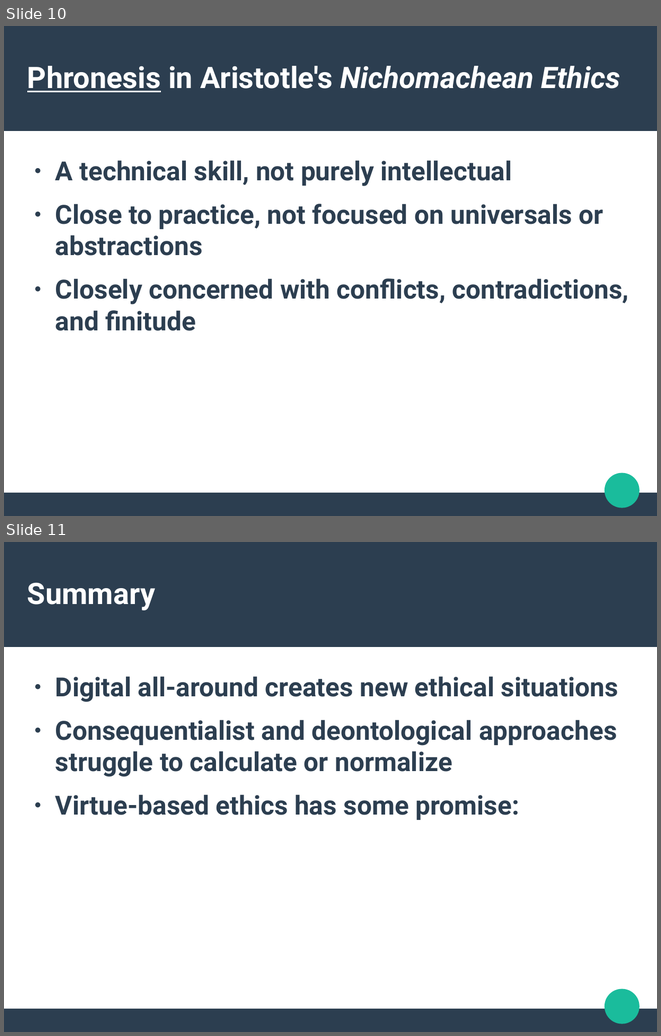
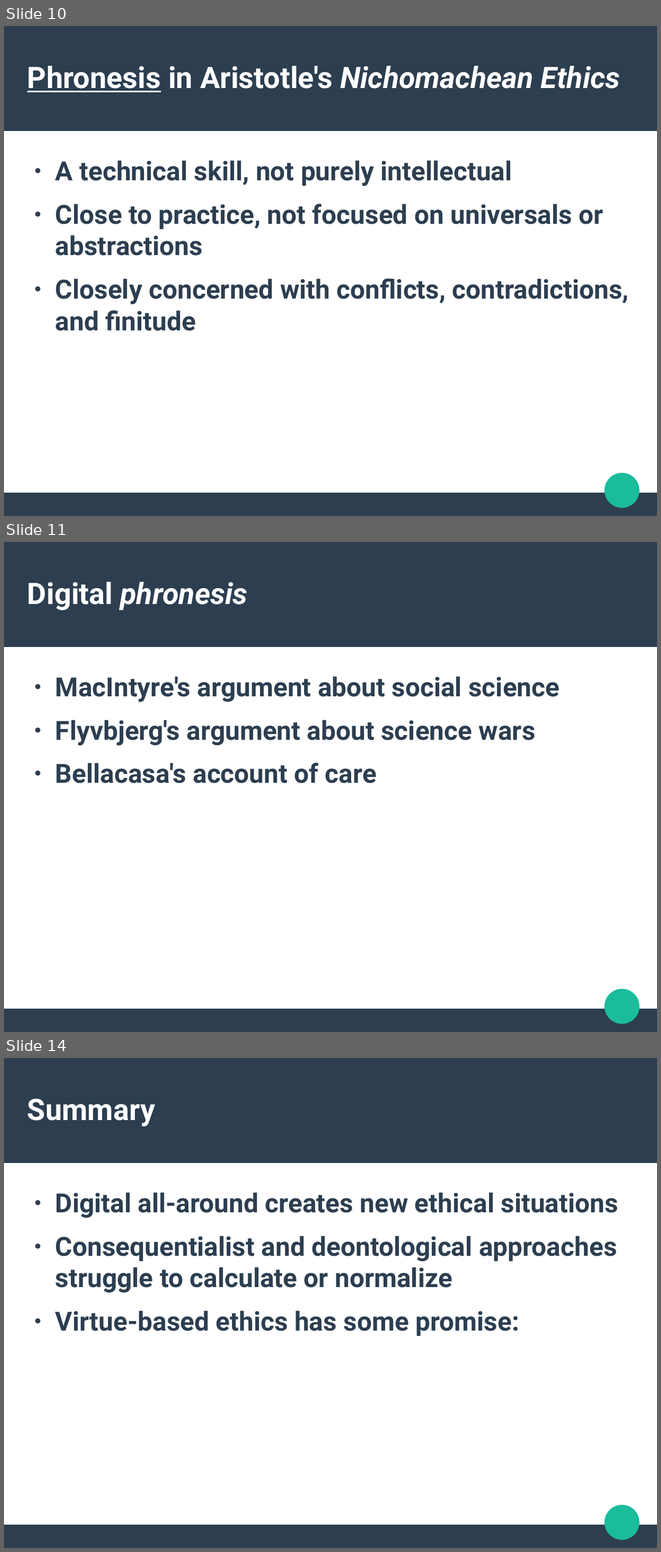
Before and after one commit to rian39/digital_ethics, a slide deck: digital_ethics_slides.odp. Shown one above the other, each under a label of ours: slides 10 and 11 before the commit, slides 10, 11 and 14 after it; the slides between them are not shown. The pictures are 661x1036 and 661x1552 pixels, drawn with LibreOffice and Linux fonts; fonts in the diff are those of the drawing. Boxes give left, top, right and bottom in pixels: in the first picture for what was removed or moved away, otherwise in the second. Text is boxed around its words. In the diff, an @@ line names an element or a change of style, - is before the commit and + after.

```diff
--- a/digital_ethics_slides.odp
+++ b/digital_ethics_slides.odp
@@ slide 11 added at (4, 542, 657, 1032), background #FFFFFF; not listed: 3 template elements that a slide beside it also shows @@
@@ title added at (27, 582, 247, 610), 36 pt, text #FFFFFF, bold, italic @@
+Digital phronesis
@@ text added at (55, 676, 559, 783), 32 pt, text #2C3E50, bold @@
+● MacIntyre's argument about social science
+● Flyvbjerg's argument about science wars
+● Bellacasa's account of care
@@ what was slide 11 is now slide 14 @@
```
Also in this commit, not shown: 2 slides changed, 2 other slides added, 2 other files.
